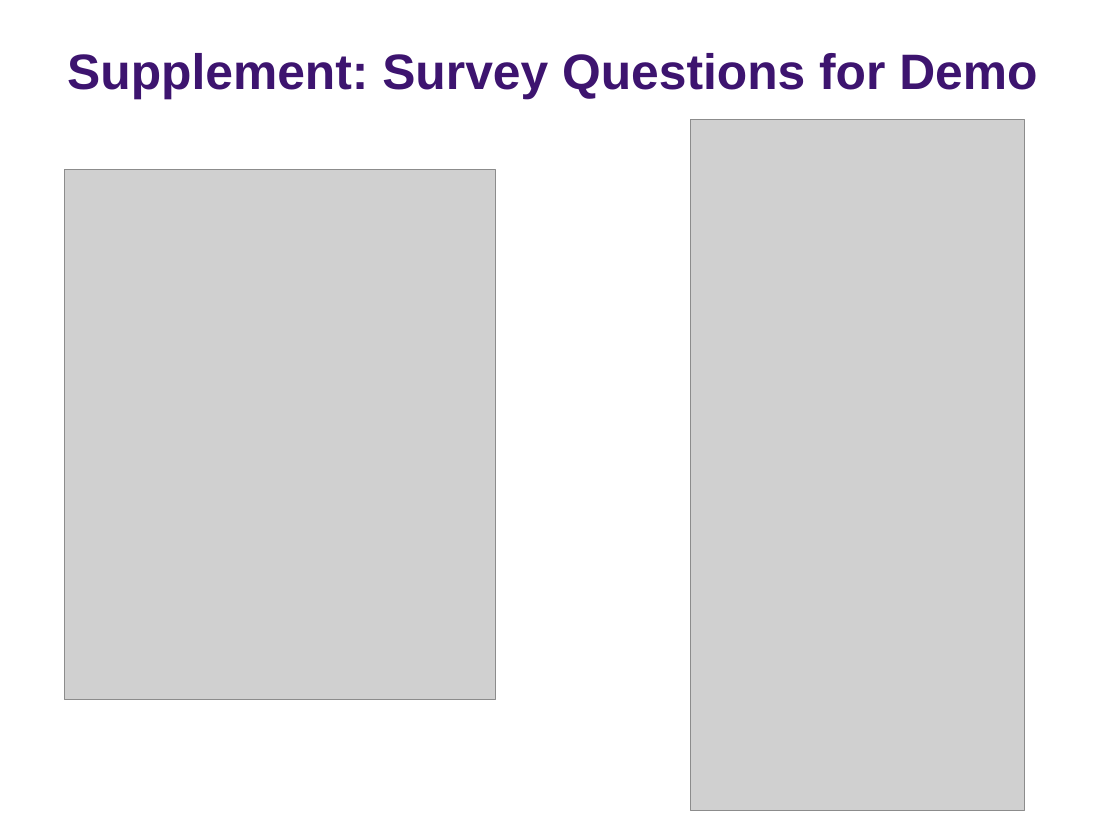
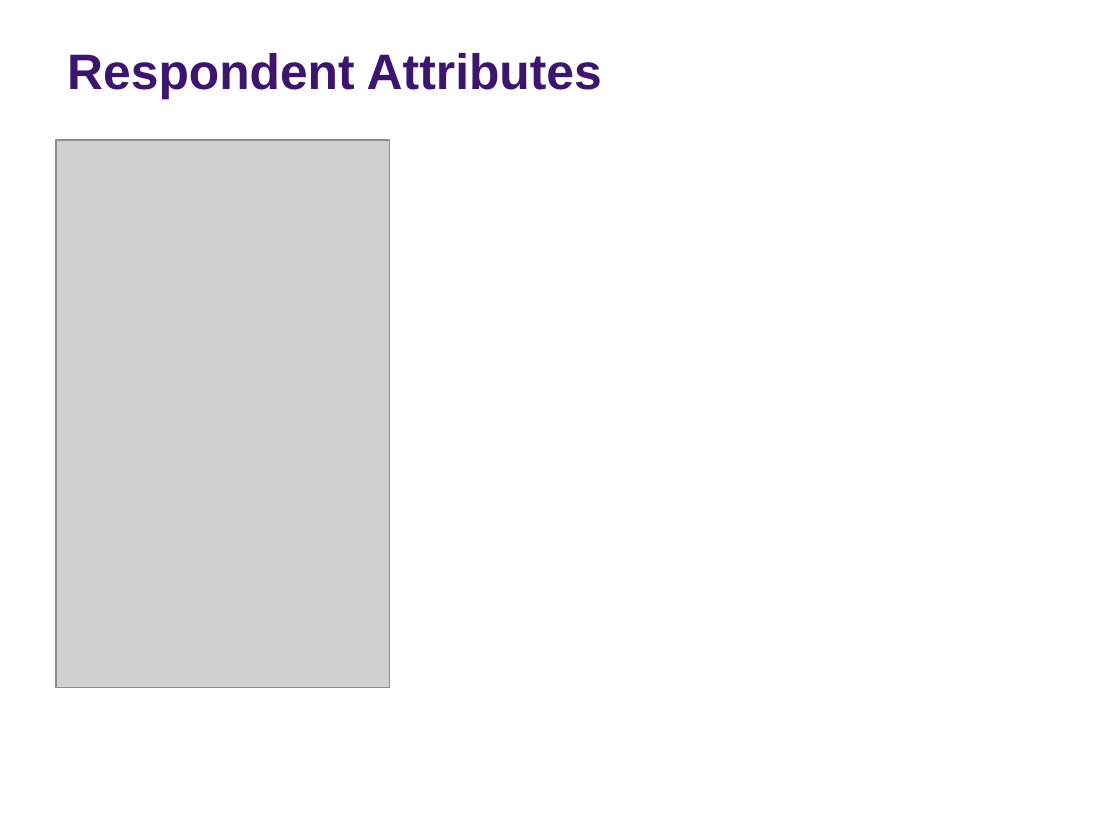
Before and after one commit to rs-kellogg/2023-phd-workshop, a slide deck: slide 20 of session-7-qualtrics/Session 7 - Qualtrics.pptx (slide 16 before the commit). Drawn at 1120x840 pixels with LibreOffice and Linux fonts; fonts in the diff are those of the drawing; grey boxes stand for pictures; background and template pictures are left out. Boxes give left, top, right and bottom in pixels: in the first picture for what was removed or moved away, otherwise in the second. Text is boxed around its words. In the diff, an @@ line names an element or a change of style, - is before the commit and + after.

```diff
--- a/session-7-qualtrics/Session 7 - Qualtrics.pptx
+++ b/session-7-qualtrics/Session 7 - Qualtrics.pptx
@@ title at [67, 53, 602, 100]: text changed @@
-Supplement: Survey Questions for Demo
+Respondent Attributes
@@ picture: place and size @@
-picture at [691, 120, 1025, 811]
+picture at [56, 140, 390, 688]
@@ picture removed at [64, 170, 495, 700] @@
```
Also in this commit, not shown: 7 other slides changed, 6 slides added, 3 slides removed.
